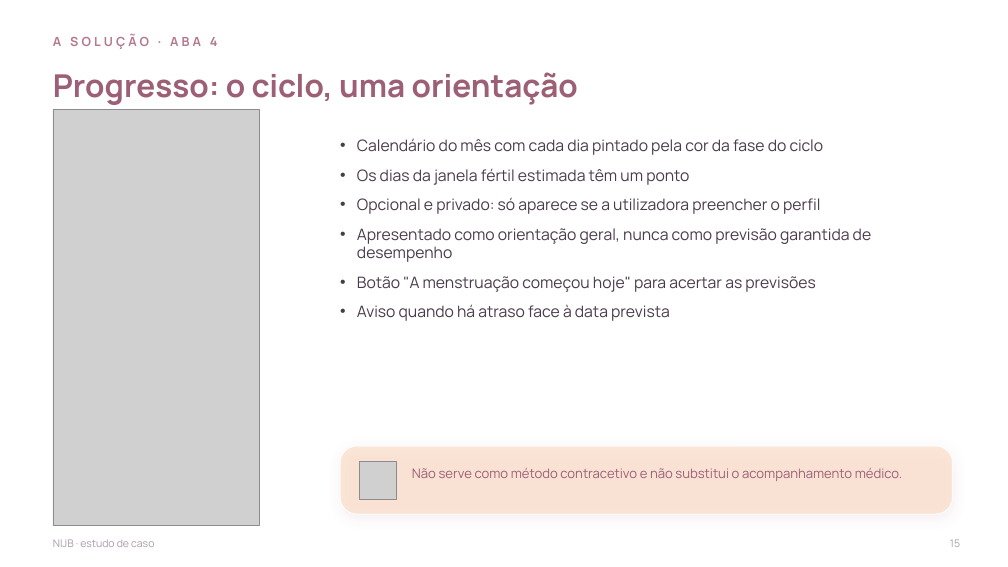
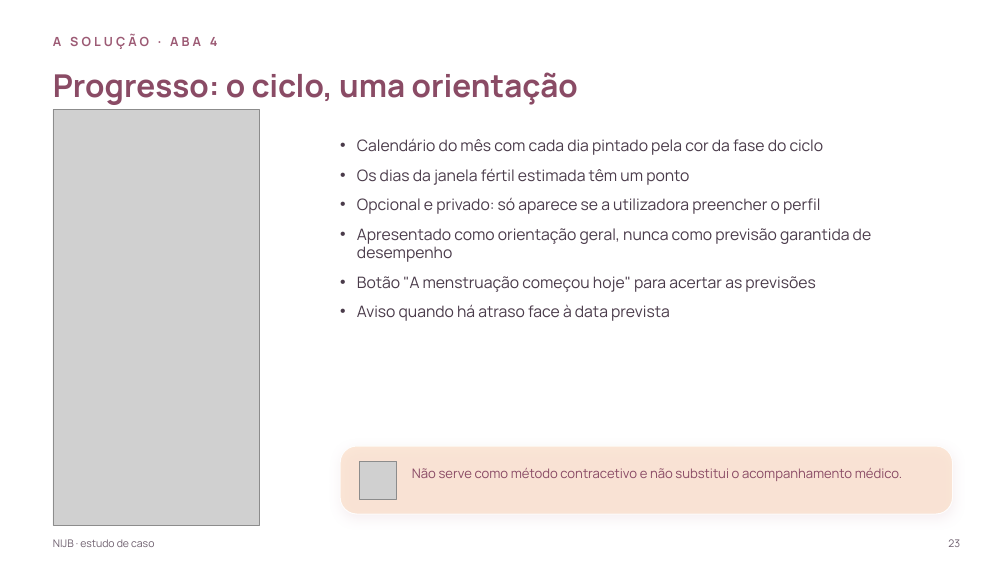
Before and after one commit to nauquero/nau-quero, a slide deck: slide 23 of NIJB-estudo-de-caso-completo.pptx (slide 15 before the commit). Drawn at 1008x567 pixels with LibreOffice and Linux fonts; fonts in the diff are those of the drawing; grey boxes stand for pictures; background and template pictures are left out. Boxes give left, top, right and bottom in pixels: in the first picture for what was removed or moved away, otherwise in the second. Text is boxed around its words. In the diff, an @@ line names an element or a change of style, - is before the commit and + after.

```diff
--- a/NIJB-estudo-de-caso-completo.pptx
+++ b/NIJB-estudo-de-caso-completo.pptx
@@ text "A SOLUÇÃO · ABA 4" at box(53, 34, 218, 49): text colour #B5798E to #9C5A74 @@
@@ text "Progresso: o ciclo, uma orientação" at box(53, 72, 578, 105): text colour #9C5F76 to #8A4B65 @@
@@ text "Não serve como método contracetivo ..." at box(412, 468, 902, 481): text colour #9C5F76 to #8A4B65 @@
@@ text "NIJB · estudo de caso" at box(53, 539, 154, 547): text colour #A99BA9 to #6E5F6E @@
@@ text at box(948, 539, 960, 547): text changed; text colour #A99BA9 to #6E5F6E @@
-15
+23
```
Also in this commit, not shown: 25 other slides changed, 16 slides added, 2 slides removed.
